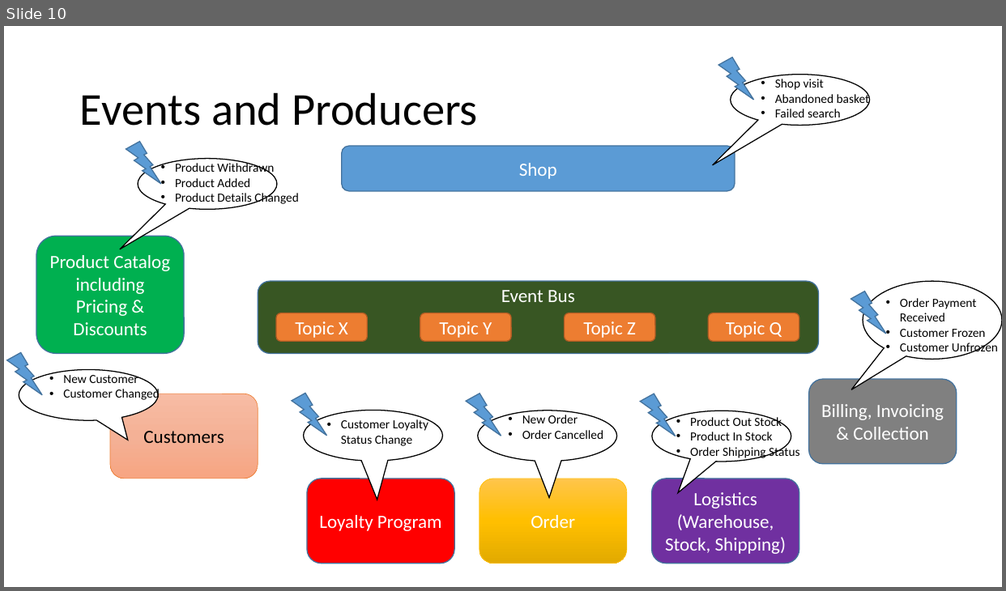
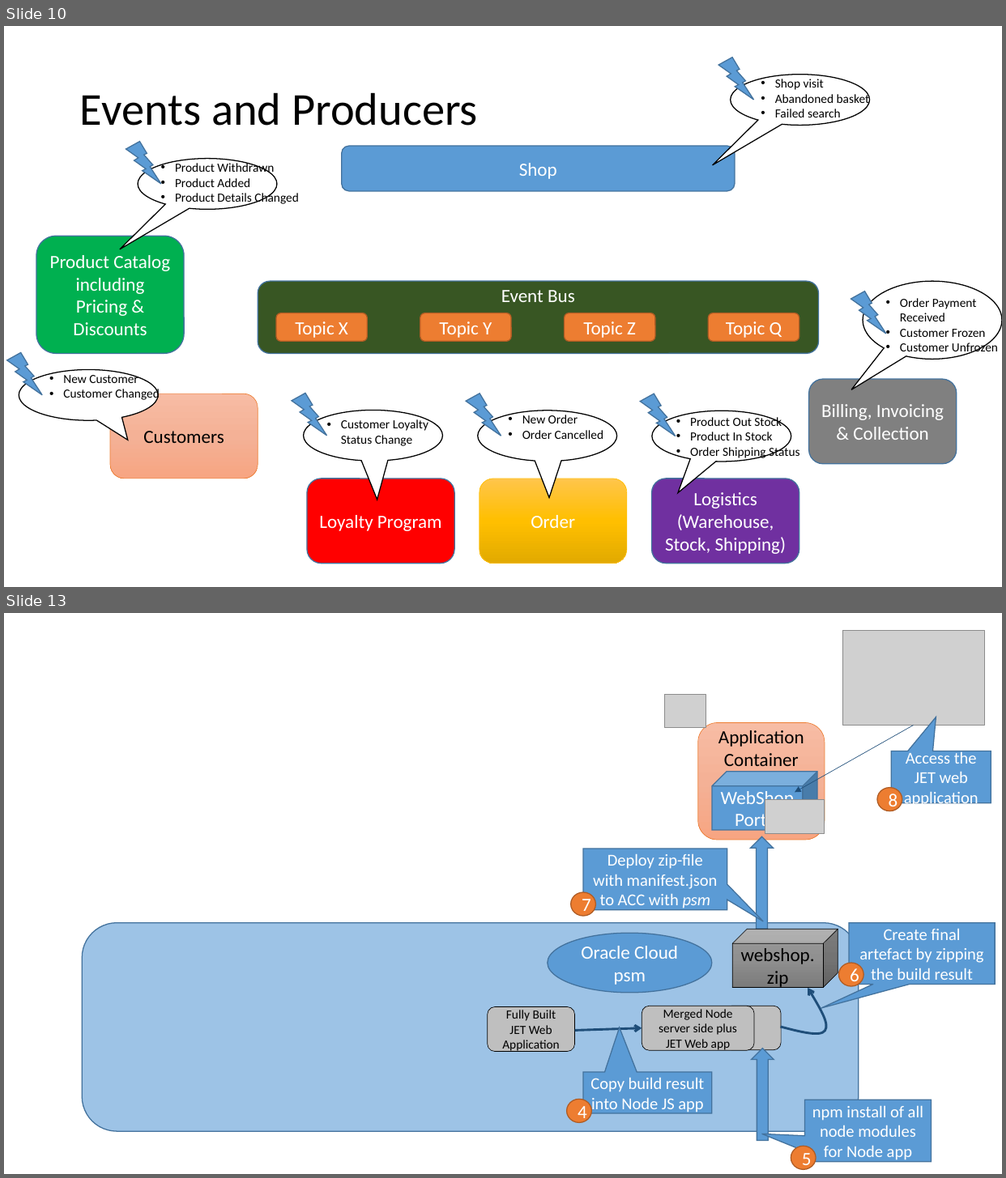
Before and after one commit to lucasjellema/logistics-microservice-soaring-clouds-sequel, a slide deck: Logistics-Microservice-in-Soaring through the Clouds – The Sequel.pptx. Shown one above the other, each under a label of ours: slide 10 before the commit, slides 10 and 13 after it; the slides between them are not shown. The pictures are 1006x591 and 1006x1178 pixels, drawn with LibreOffice and Linux fonts; fonts in the diff are those of the drawing; grey boxes stand for pictures. Boxes give left, top, right and bottom in pixels: in the first picture for what was removed or moved away, otherwise in the second. Text is boxed around its words. In the diff, an @@ line names an element or a change of style, - is before the commit and + after.

Commit message:
Adding slides on Wercker K8S Pipeline and Docker PSM ACC build to deploy pipeline

```diff
--- a/Logistics-Microservice-in-Soaring through the Clouds – The Sequel.pptx
+++ b/Logistics-Microservice-in-Soaring through the Clouds – The Sequel.pptx
@@ slide 13 added at [4,613,1002,1174], background #FFFFFF @@
@@ picture added at [842,630,985,726] @@
@@ picture added at [665,695,706,728] @@
@@ rounded rectangle added at [698,723,825,840], fill gradient #F7BDA5 to #F5B196 to #F8A582, outline #ED7D31 0.5 pt, 18 pt, text #000000 @@
+Application Container
@@ arrow added from (914, 726) to (795, 793), #1F4E79 0.5 pt @@
@@ speech box added at [891,752,991,803], fill #5B9BD5, outline #43739E 1 pt, 16 pt, text #FFFFFF @@
+Access the JET web application
@@ cube added at [712,772,818,830], fill #5B9BD5, outline #43739E 1 pt, 18 pt, text #FFFFFF @@
+WebShop Portal
@@ picture added at [765,799,825,834] @@
@@ ellipse added at [878,787,902,811], fill #ED7D31, outline #AF5C24 1 pt, 18 pt, text #FFFFFF @@
+8
@@ speech box added at [583,849,727,910], fill #5B9BD5, outline #43739E 1 pt, 16 pt, text #FFFFFF @@
+Deploy zip-file with manifest.json to ACC with psm
@@ up arrow added at [750,837,773,929], fill #5B9BD5, outline #43739E 1 pt @@
@@ ellipse added at [571,892,595,915], fill #ED7D31, outline #AF5C24 1 pt, 18 pt, text #FFFFFF @@
+7
@@ rounded rectangle added at [82,923,859,1131], fill #9DC3E6, outline #43739E 1 pt @@
@@ speech box added at [849,923,995,984], fill #5B9BD5, outline #43739E 1 pt, 16 pt, text #FFFFFF @@
+Create final artefact by zipping the build result
@@ ellipse added at [548,934,712,994], fill #5B9BD5, outline #43739E 1 pt, 18 pt, text #FFFFFF @@
+Oracle Cloud psm
@@ cube added at [732,929,838,987], fill gradient #9D9D9D to #909090 to #7C7C7C, outline #000000 0.5 pt, 18 pt, text #000000 @@
+webshop.zip
@@ ellipse added at [839,964,863,986], fill #ED7D31, outline #AF5C24 1 pt, 18 pt, text #FFFFFF @@
+6
@@ freeform shape added at [781,988,827,1033], outline #1F4E79 2.25 pt @@
@@ rounded rectangle added at [488,1007,575,1053], fill #BFBFBF, outline #000000 0.5 pt, 12 pt, text #000000 @@
+Fully Built JET Web Application
@@ rounded rectangle added at [641,1006,754,1051], fill #BFBFBF, outline #000000 0.5 pt, 12 pt, text #000000 @@
+Merged Node server side plus JET Web app
@@ rounded rectangle added at [724,1006,780,1050], fill #BFBFBF, outline #000000 0.5 pt @@
@@ arrow added from (575, 1031) to (641, 1029), #1F4E79 2.25 pt @@
@@ up arrow added at [751,1049,774,1141], fill #5B9BD5, outline #43739E 1 pt @@
@@ speech box added at [583,1072,712,1114], fill #5B9BD5, outline #43739E 1 pt, 16 pt, text #FFFFFF @@
+Copy build result into Node JS app
@@ ellipse added at [567,1100,592,1122], fill #ED7D31, outline #AF5C24 1 pt, 18 pt, text #FFFFFF @@
+4
@@ speech box added at [805,1101,931,1162], fill #5B9BD5, outline #43739E 1 pt, 16 pt, text #FFFFFF @@
+npm install of all node modules for Node app
@@ ellipse added at [791,1146,816,1169], fill #ED7D31, outline #AF5C24 1 pt, 18 pt, text #FFFFFF @@
+5
```
Also in this commit, not shown: 1 slide changed, 5 other slides added.
